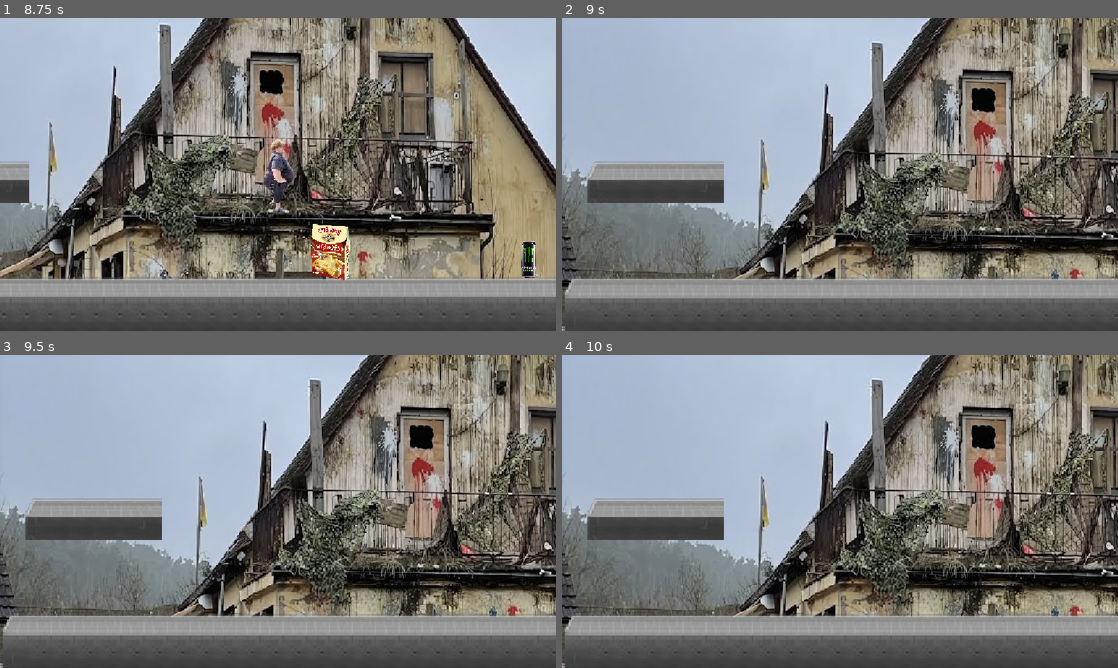
Above: before the commit, frames 1-4 (two rows, left to right).
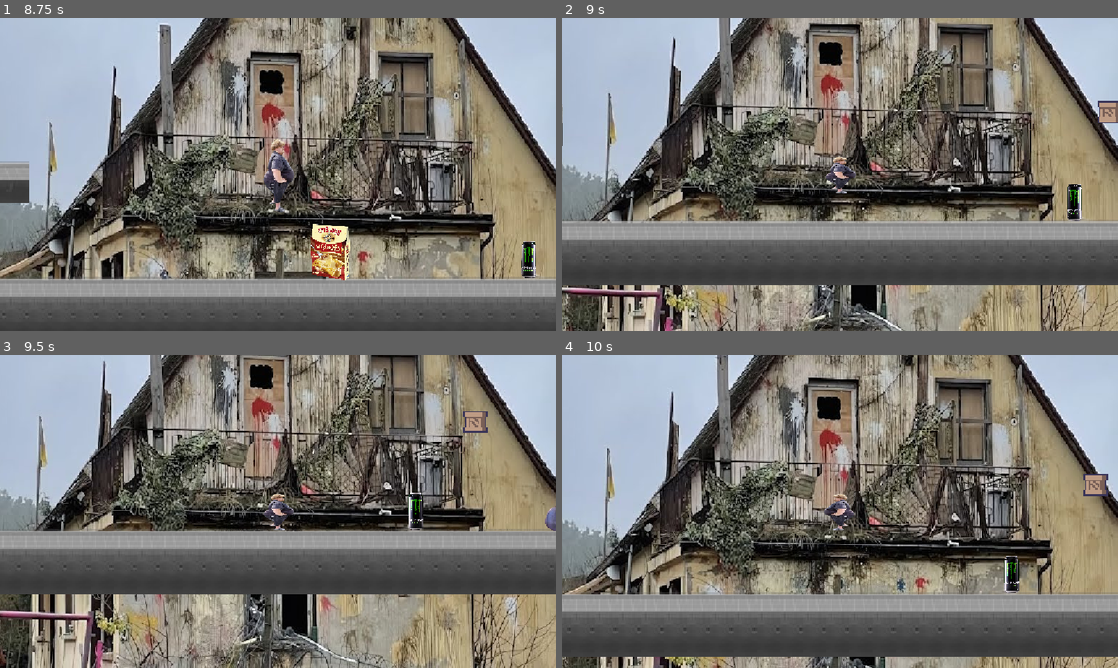
Above: after the commit, the same moments.

Repository: LorisSuperstar/dragonGame
Game: Godot game, scene res://Map/Level_1.tscn
Two runs of this game, one before a commit and one after it. Both use one fixed random seed, a clock stepped at 60 frames per second and the inputs below.
Inputs:
- Up to frame 1 (8.75 s): hold D (go_right) 0.53-2.03 s; tap Space (jump) at 0.77, 1.52, 3.02, 3.77, 4.52, 6.02, 6.77, 7.52 s; hold A (go_left) 2.03-2.78 s; hold D (go_right) 2.78-4.28 s; hold A (go_left) 4.28-5.03 s; hold D (go_right) 5.03-5.78 s; hold A (go_left) 5.78-7.28 s; hold D (go_right) from 7.28 s (still down)
- Up to frame 2 (9 s): keep holding D (go_right)
- Up to frame 3 (9.5 s): keep holding D (go_right); tap Space (jump) at 9.02 s
- Up to frame 4 (10 s): release D (go_right) at 9.53 s; hold A (go_left) from 9.53 s (still down); tap Space (jump) at 9.77 s

Frame 1 is identical in both runs. In frame 2, 80% of the frame differs, in the area x 0-100%, y 0-100%; in frame 3, 80%; in frame 4, 78%.

Commit message:
add soundeffect when opening crate

Diff:
--- a/Block/question_block.gd
+++ b/Block/question_block.gd
@@ -7,6 +7,8 @@
 
 func _on_area_2d_body_entered(body: Node2D) -> void:
 
+	$open.play()
+	await $open.finished
 	animated_sprite.play("open")
 	var item = spawn_item_scene.instantiate()
 	item.scale = Vector2(scale_x, scale_y)
--- a/Block/question_block.tscn
+++ b/Block/question_block.tscn
@@ -2,6 +2,7 @@
 
 [ext_resource type="Script" uid="uid://rcng7y1fpptj" path="res://Block/question_block.gd" id="1_a8d13"]
 [ext_resource type="Texture2D" uid="uid://kn32jvko6uth" path="res://Block/crate.png" id="1_b78pj"]
+[ext_resource type="AudioStream" uid="uid://dkd85ud2g8s7g" path="res://Block/a Frosch.mp3" id="3_b7eir"]
 
 [sub_resource type="AtlasTexture" id="AtlasTexture_a8d13"]
 atlas = ExtResource("1_b78pj")
@@ -62,4 +63,7 @@
 position = Vector2(0.5, 10)
 shape = SubResource("RectangleShape2D_f5nlb")
 
+[node name="open" type="AudioStreamPlayer2D" parent="." unique_id=2071146738]
+stream = ExtResource("3_b7eir")
+
 [connection signal="body_entered" from="Area2D" to="." method="_on_area_2d_body_entered"]
--- a/Map/Level_1.tscn
+++ b/Map/Level_1.tscn
@@ -870,11 +870,11 @@
 scale = Vector2(0.1, 0.1)
 next_level_scene = "uid://cy5ao8sbm4odf"
 
-[node name="Ofenkäse_Enemy" parent="." unique_id=1464238020 groups=["damageBlocks"] instance=ExtResource("4_o8i3h")]
+[node name="Ofenkäse_Enemy" parent="." unique_id=1464238020 groups=["enemies"] instance=ExtResource("4_o8i3h")]
 position = Vector2(910.99994, 474.99997)
 scale = Vector2(0.1, 0.1)
 
-[node name="rbs_enemy_tscn" parent="." unique_id=998110745 instance=ExtResource("5_ytwkd")]
+[node name="rbs_enemy_tscn" parent="." unique_id=998110745 groups=["enemies"] instance=ExtResource("5_ytwkd")]
 position = Vector2(730, 489)
 scale = Vector2(0.3, 0.3)
 
--- a/Map/Level_2.tscn
+++ b/Map/Level_2.tscn
@@ -199,6 +199,7 @@
 [node name="Goal" parent="." unique_id=861521742 instance=ExtResource("8_67ph7")]
 position = Vector2(2320, 357.99994)
 scale = Vector2(0.1, 0.1)
+next_level_scene = "uid://btjdtxlgqndik"
 
 [node name="Ofenkäse_Enemy" parent="." unique_id=1464238020 groups=["enemies"] instance=ExtResource("9_t6nma")]
 position = Vector2(910.99994, 474.99997)
Not shown, added: Block/a Frosch.mp3.import
Not shown, added: Block/a Frosch.mp3
